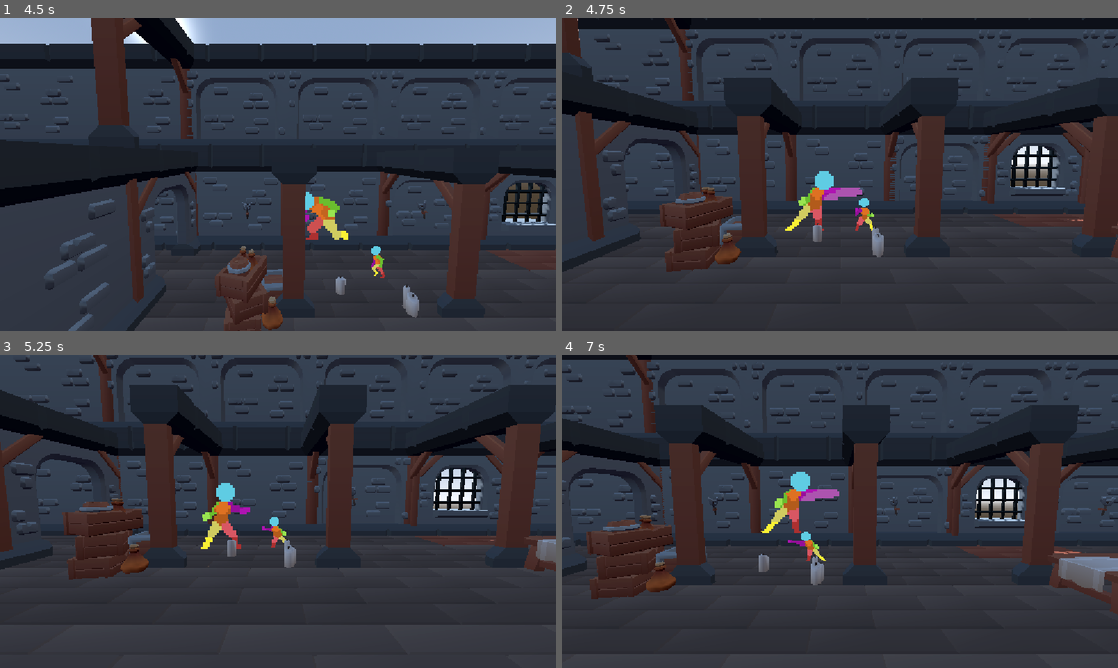
Above: before the commit, frames 1-4 (two rows, left to right).
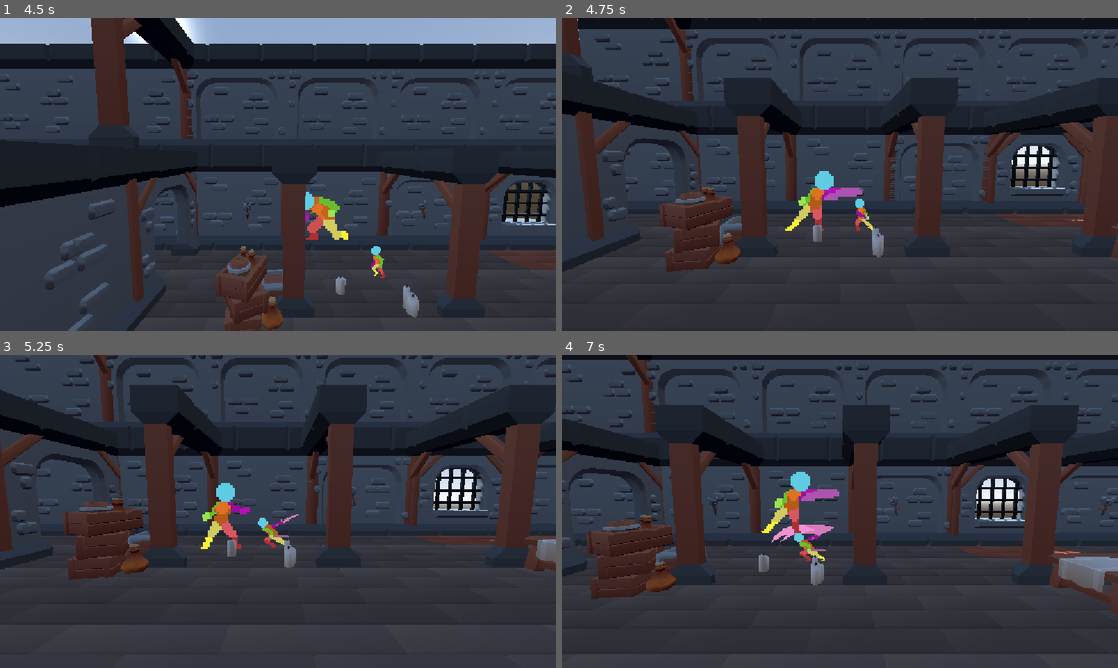
Above: after the commit, the same moments.

Repository: TioNacers/MetroidVania-Jam
Game: Godot game, scene res://Scenes/world_test.tscn
Two runs of this game, one before a commit and one after it. Both use one fixed random seed, a clock stepped at 60 frames per second and the inputs below.
Inputs (mouse positions are in pixels of both pictures, inside the frame that each line leads up to):
- Up to frame 1 (4.5 s): move the mouse to (250, 237) at 0.52 s; hold D (right) 0.53-2.03 s; right-click (250, 237) at 0.6 s; tap Space (jump) at 0.77, 1.52, 3.02, 3.77 s; tap Shift (roll) at 0.8, 1.35, 3.05, 3.6 s; move the mouse to (444, 221) at 1.27 s; click (444, 221) at 1.55 s; move the mouse to (111, 127) at 2.02 s; hold A (left) 2.03-4.28 s; click (111, 127) at 2.1 s; right-click (111, 127) at 2.3 s; move the mouse to (305, 174) at 2.77 s; right-click (305, 174) at 2.85 s; move the mouse to (194, 96) at 3.52 s; click (194, 96) at 3.8 s; move the mouse to (400, 158) at 4.27 s; hold D (right) from 4.28 s (still down); click (400, 158) at 4.35 s
- Up to frame 2 (4.75 s): keep holding D (right); tap Space (jump) at 4.52 s; right-click (962, 158) at 4.55 s
- Up to frame 3 (5.25 s): keep holding D (right); move the mouse to (166, 527) at 5.02 s; right-click (166, 527) at 5.1 s
- Up to frame 4 (7 s): keep holding D (right); tap Shift (roll) at 5.3, 5.85 s; move the mouse to (895, 442) at 5.77 s; tap Space (jump) at 6.02, 6.77 s; click (895, 442) at 6.05 s; move the mouse to (812, 574) at 6.52 s; click (812, 574) at 6.6 s; right-click (812, 574) at 6.8 s

Frame 1 is identical in both runs. In frame 2, 0.2% of the frame differs, in the area x 52-57%, y 57-68%; in frame 3, 0.3%; in frame 4, 0.5%, in the area x 37-49%, y 54-66%.

Commit message:
make enemy use weapon system

Diff:
--- a/Scenes/test_mele_enemy.tscn
+++ b/Scenes/test_mele_enemy.tscn
@@ -2,10 +2,12 @@
 
 [ext_resource type="Texture2D" uid="uid://dpot07anfioya" path="res://Assets/Player2D/Idle/Player Idle 48x48.png" id="1_f6c7f"]
 [ext_resource type="Script" uid="uid://cti2kkxsqfkpp" path="res://Scripts/Enemy/mele_enemy.gd" id="1_s3uy3"]
+[ext_resource type="Script" uid="uid://j053mwjussis" path="res://Scripts/Common/Weapon/weapon_common.gd" id="2_c6gr2"]
 [ext_resource type="Script" uid="uid://w8fbngfrq0yr" path="res://Scripts/ResourceScripts/movement_res.gd" id="2_e8kls"]
 [ext_resource type="Texture2D" uid="uid://yuha2pw68iq0" path="res://Assets/Player2D/Punch/Player Punch 64x64.png" id="2_s3uy3"]
 [ext_resource type="Texture2D" uid="uid://cqi7qpl50clq7" path="res://Assets/Player2D/Air Spin/player air spin 48x48.png" id="3_2ngub"]
 [ext_resource type="Texture2D" uid="uid://c0xqaa50sfaju" path="res://Assets/Player2D/Walk/PlayerWalk 48x48.png" id="3_e8kls"]
+[ext_resource type="Script" uid="uid://bl3skx87ktjw8" path="res://Scripts/ResourceScripts/weapon_res.gd" id="3_l5235"]
 [ext_resource type="Texture2D" uid="uid://bvrmi1pdml6dk" path="res://Assets/Player2D/Woodcutting/Woodcutting.png" id="4_ogo84"]
 [ext_resource type="Texture2D" uid="uid://mqqkqmu268vk" path="res://Assets/Player2D/Death/Player Death 64x64.png" id="5_c6gr2"]
 [ext_resource type="Texture2D" uid="uid://bwbwnvfg46wik" path="res://Assets/Player2D/Hurt-Damaged/Player Hurt 48x48.png" id="6_l5235"]
@@ -20,6 +22,16 @@
 [ext_resource type="Texture2D" uid="uid://bisx1skn8rj5q" path="res://Assets/Player2D/Shooting (running and aiming)/Player Running Shooting 48x48.png" id="17_85igy"]
 [ext_resource type="Texture2D" uid="uid://cvp5uyla2ntvo" path="res://Assets/Player2D/Shooting (two-handed)/player shoot 2H 48x48.png" id="18_k0xgj"]
 
+[sub_resource type="Resource" id="Resource_ogo84"]
+script = ExtResource("3_l5235")
+weapon_name = "Katana"
+metadata/_custom_type_script = "uid://bl3skx87ktjw8"
+
+[sub_resource type="Resource" id="Resource_2ngub"]
+script = ExtResource("2_c6gr2")
+weapon_config = SubResource("Resource_ogo84")
+metadata/_custom_type_script = "uid://j053mwjussis"
+
 [sub_resource type="Resource" id="Resource_b5gms"]
 script = ExtResource("2_e8kls")
 walk_speed = 2.0
@@ -798,7 +810,7 @@
 "duration": 1.0,
 "texture": SubResource("AtlasTexture_6id3a")
 }],
-"loop": 1,
+"loop": 0,
 "name": &"Katana_attack",
 "speed": 5.0
 }, {
@@ -1113,12 +1125,13 @@
 
 [node name="test_mele_enemy" type="CharacterBody3D" unique_id=1643211548]
 script = ExtResource("1_s3uy3")
+weapon = SubResource("Resource_2ngub")
 movement_settings = SubResource("Resource_b5gms")
 
 [node name="AnimatedSprite3D" type="AnimatedSprite3D" parent="." unique_id=1061558835]
 texture_filter = 2
 sprite_frames = SubResource("SpriteFrames_8fidh")
-animation = &"Air Spin"
+animation = &"Katana_attack"
 
 [node name="CollisionShape3D" type="CollisionShape3D" parent="." unique_id=1527250700]
 transform = Transform3D(1, 0, 0, 0, 1, 0, 0, 0, 1, 0.005554199, -0.00894165, -0.010620117)
--- a/Scripts/Enemy/mele_enemy.gd
+++ b/Scripts/Enemy/mele_enemy.gd
@@ -10,7 +10,11 @@
 var attack_timer := 0.0
 var jump_timer := 0.0
 
+@export var weapon: Weapon
+var weapon_attack_name: String
+
 func _ready() -> void:
+	weapon_attack_name = weapon.get_attack_animation_name()
 	super()
 	sprite.animation_finished.connect(_on_animation_finished)
 
@@ -33,7 +37,7 @@
 					attack_timer = attack_cooldown
 					movement_locked = true
 					velocity.x = 0.0
-					sprite.play("Punch_jab")
+					attack()
 		elif is_on_wall() and is_on_floor() and jump_timer <= 0.0:
 			jump()
 			jump_timer = jump_cooldown
@@ -44,6 +48,10 @@
 
 	super(delta)
 	_update_animation()
+
+func attack():
+	weapon.attack()
+	sprite.play(weapon_attack_name)
 
 func _find_nearest_player() -> Node3D:
 	var best: Node3D = null
@@ -56,7 +64,7 @@
 	return best
 
 func _on_animation_finished() -> void:
-	if sprite.animation == "Punch_jab":
+	if sprite.animation == weapon_attack_name:
 		movement_locked = false
 
 func _update_animation() -> void:
